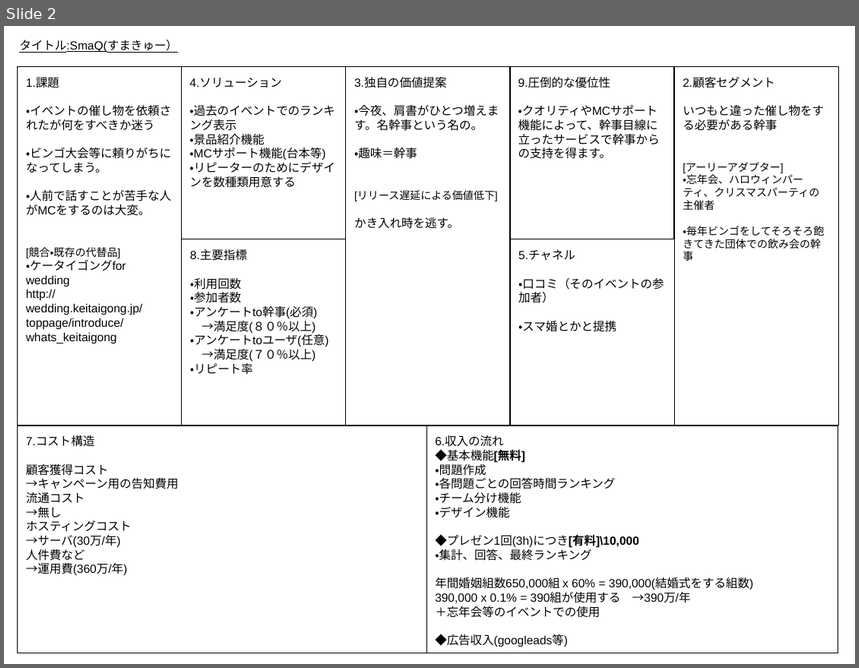
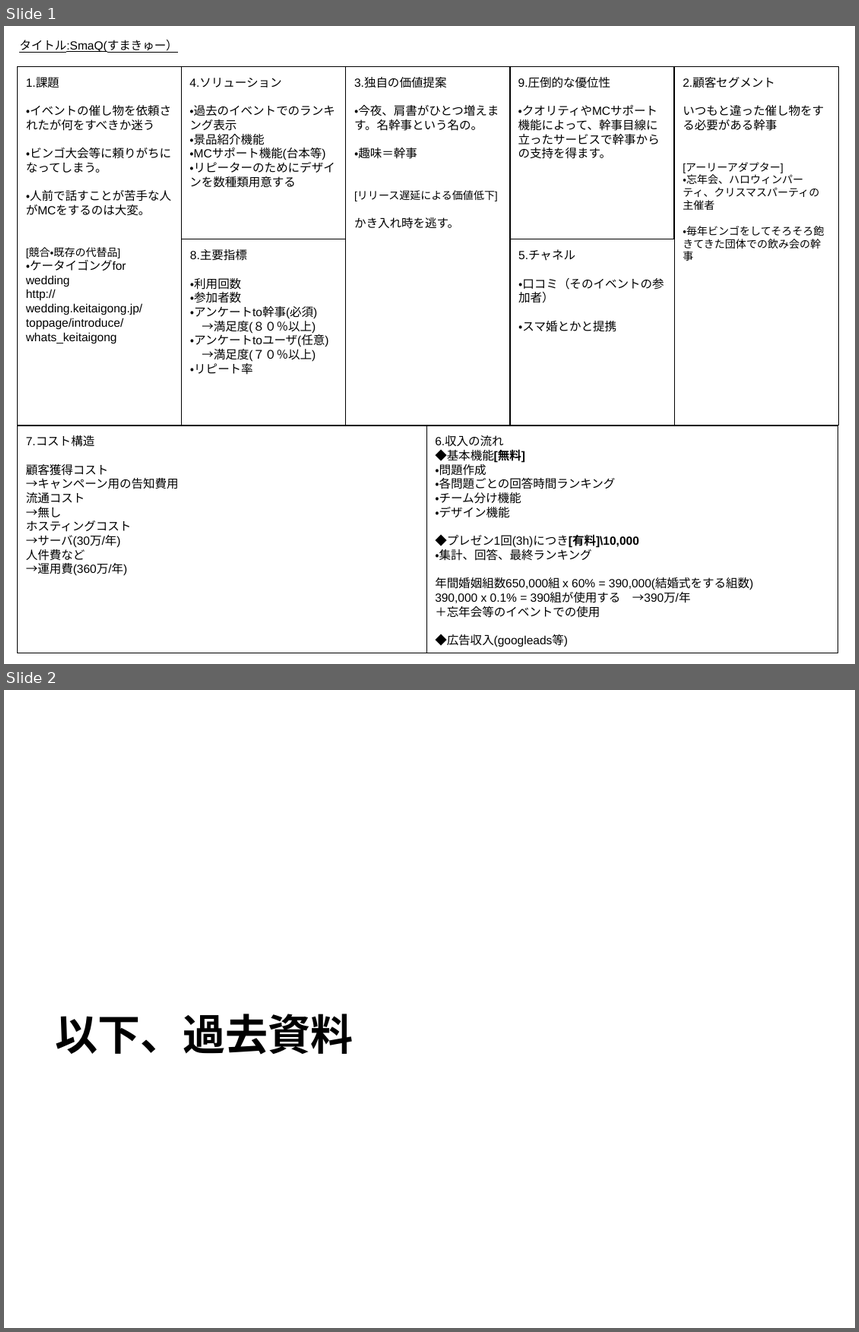
Before and after one commit to team405/ProjectAllStar, a slide deck: 01_doc/SmaQ_リーンキャンバス.pptx. Shown one above the other, each under a label of ours: slide 2 before the commit, slides 1 and 2 after it. The pictures are 859x668 and 859x1332 pixels, drawn with LibreOffice and Linux fonts; fonts in the diff are those of the drawing. Boxes give left, top, right and bottom in pixels: in the first picture for what was removed or moved away, otherwise in the second. Text is boxed around its words. In the diff, an @@ line names an element or a change of style, - is before the commit and + after.

```diff
--- a/01_doc/SmaQ_リーンキャンバス.pptx
+++ b/01_doc/SmaQ_リーンキャンバス.pptx
@@ slide 2 added at [4, 690, 855, 1328], background #FFFFFF @@
@@ title added at [55, 1014, 353, 1055], 36 pt, text #000000, bold @@
+以下、過去資料
@@ what was slide 2 is now slide 1 @@
```
Also in this commit, not shown: 2 other files.
